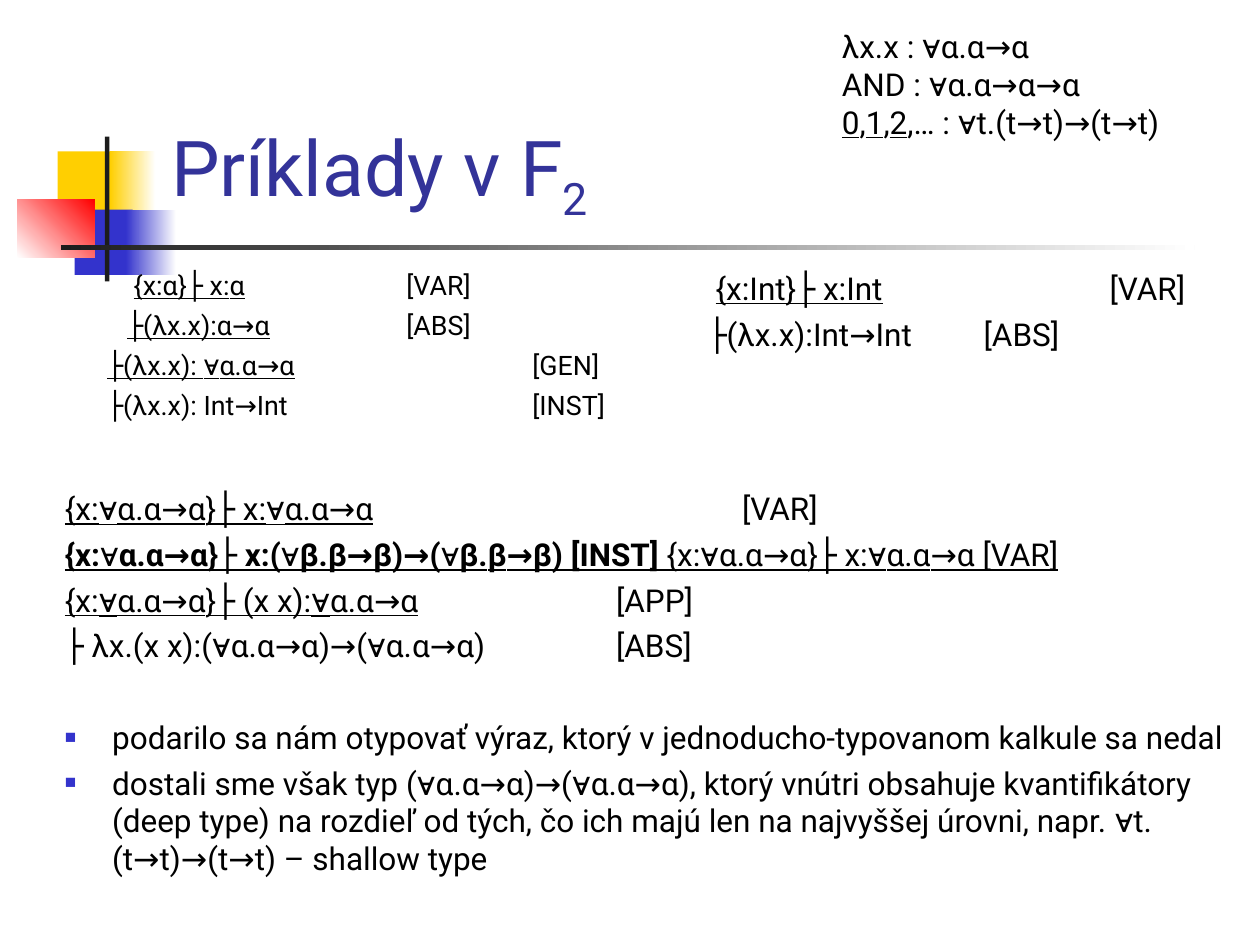
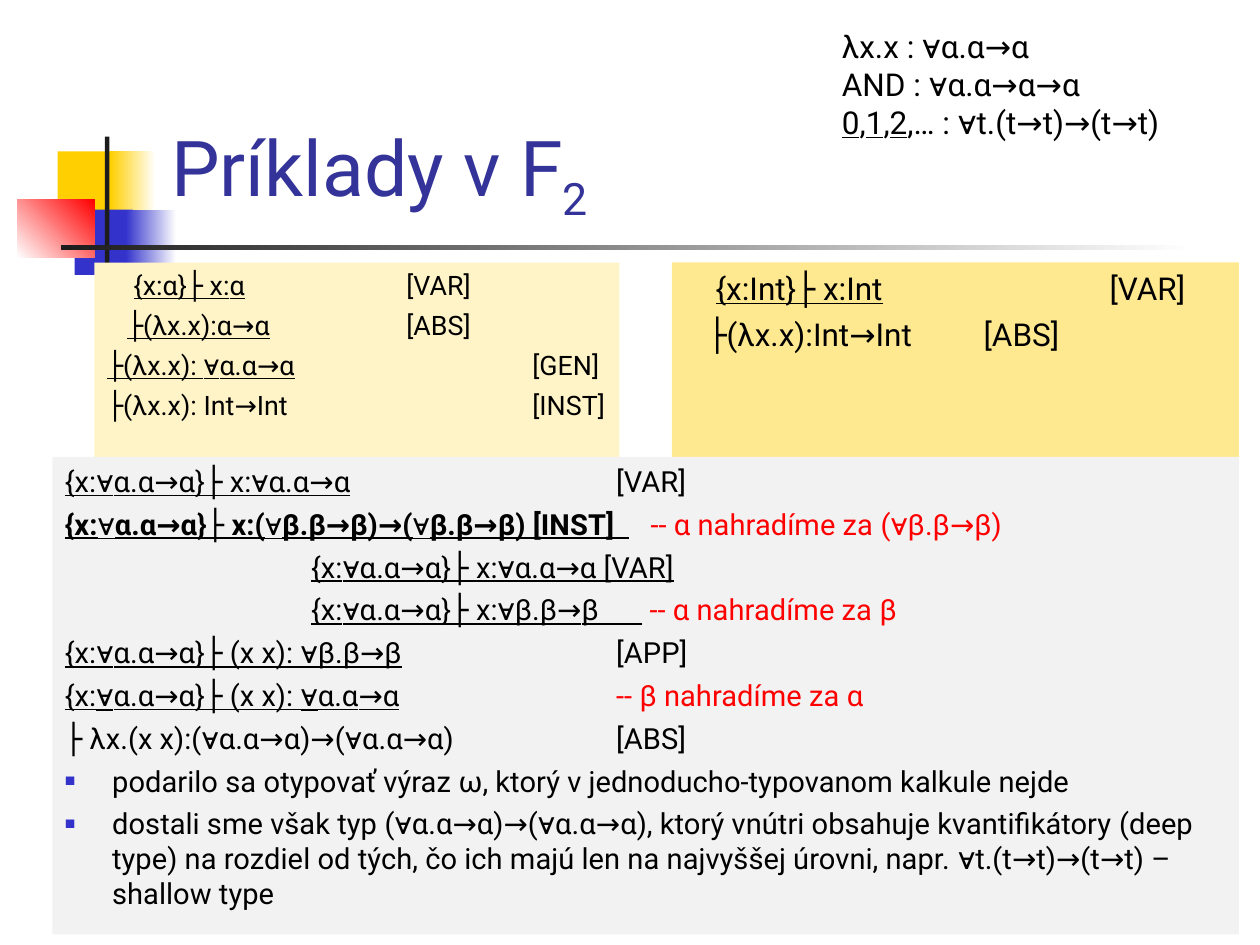
Before and after one commit to Funkcionalne/Prednasky, a slide deck: slide 26 of 08/08_fpro.ppt. Drawn at 1260x945 pixels with LibreOffice and Linux fonts; fonts in the diff are those of the drawing. Boxes give left, top, right and bottom in pixels: in the first picture for what was removed or moved away, otherwise in the second. Text is boxed around its words. In the diff, an @@ line names an element or a change of style, - is before the commit and + after.

```diff
--- a/08/08_fpro.ppt
+++ b/08/08_fpro.ppt
@@ text "{x:α}├ x:α [VAR]": place and size @@
-text "{x:α}├ x:α [VAR]" at box(123, 271, 605, 421)
+text "{x:α}├ x:α [VAR]" at box(94, 262, 620, 456)
@@ text "{x:α}├ x:α [VAR]" at box(94, 262, 620, 456): fill none to #FFF4C8 @@
@@ rectangle "{x:Int}├ x:Int [VAR]": place and size @@
-rectangle "{x:Int}├ x:Int [VAR]" at box(716, 275, 1060, 353)
+rectangle "{x:Int}├ x:Int [VAR]" at box(672, 262, 1239, 456)
@@ rectangle "{x:Int}├ x:Int [VAR]" at box(672, 262, 1239, 456): fill none to #FFE990 @@
@@ rectangle "{x:∀α.α→α}├ x:∀α.α→α [VAR]": place and size @@
-rectangle "{x:∀α.α→α}├ x:∀α.α→α [VAR]" at box(65, 494, 1223, 877)
+rectangle "{x:∀α.α→α}├ x:∀α.α→α [VAR]" at box(53, 457, 1240, 935)
@@ rectangle "{x:∀α.α→α}├ x:∀α.α→α [VAR]" at box(53, 457, 1240, 935): fill none to #F2F2F2 @@
@@ text in rectangle at box(65, 468, 686, 756): size 18 to 16.6 pt in "{x:∀α.α→α}├ x:∀α.α→α [VAR]", "├ λx.(x x):(∀α.α→α)→(∀α.α→α) [ABS]" @@
@@ text in rectangle at box(65, 511, 1002, 713): text changed; size 18 to 16.6 pt @@
-{x:∀α.α→α}├ x:(∀β.β→β)→(∀β.β→β) [INST] {x:∀α.α→α}├ x:∀α.α→α [VAR]
-{x:∀α.α→α}├ (x x):∀α.α→α [APP]
+{x:∀α.α→α}├ x:(∀β.β→β)→(∀β.β→β) [INST] -- α nahradíme za (∀β.β→β)
+{x:∀α.α→α}├ x:∀α.α→α [VAR]
+{x:∀α.α→α}├ x:∀β.β→β -- α nahradíme za β
+{x:∀α.α→α}├ (x x): ∀β.β→β [APP]
+{x:∀α.α→α}├ (x x): ∀α.α→α -- β nahradíme za α
@@ text in rectangle at box(112, 768, 1193, 911): text changed; size 18 to 16.6 pt @@
-■ podarilo sa nám otypovať výraz, ktorý v jednoducho-typovanom kalkule sa nedal
-■ dostali sme však typ (∀α.α→α)→(∀α.α→α), ktorý vnútri obsahuje kvantifikátory (deep type) na rozdieľ od tých, čo ich majú len na najvyššej úrovni, napr. ∀t.(t→t)→(t→t) – shallow type
+■ podarilo sa otypovať výraz ω, ktorý v jednoducho-typovanom kalkule nejde
+■ dostali sme však typ (∀α.α→α)→(∀α.α→α), ktorý vnútri obsahuje kvantifikátory (deep type) na rozdiel od tých, čo ich majú len na najvyššej úrovni, napr. ∀t.(t→t)→(t→t) – shallow type
```
Also in this commit, not shown: 11 other slides changed, 2 slides added, 2 other files.
